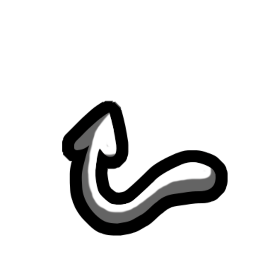
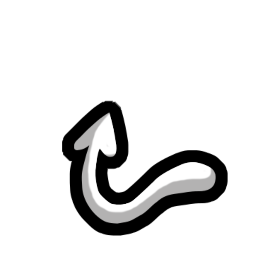
Two versions of the same layered image (256 x 256). Layer-by-layer changes:
"tail": opacity 56% → 100% over [74, 112, 216, 224]
renamed "white 1%" to "1% white", painted on it over [74, 112, 216, 224]
